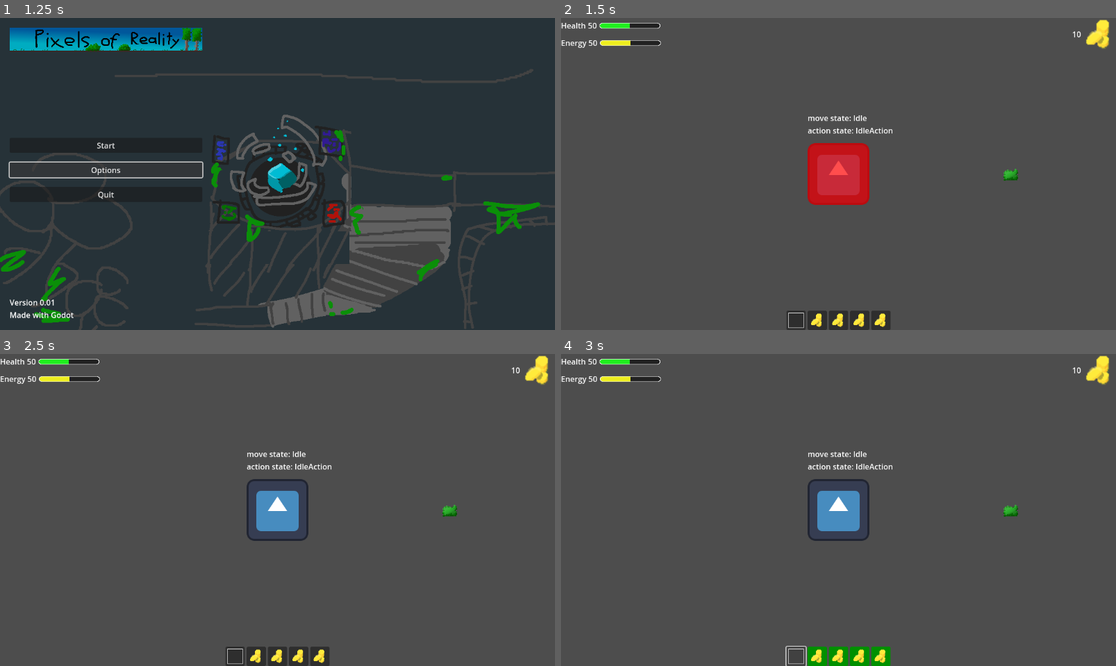
Above: before the commit, frames 1-4 (two rows, left to right).
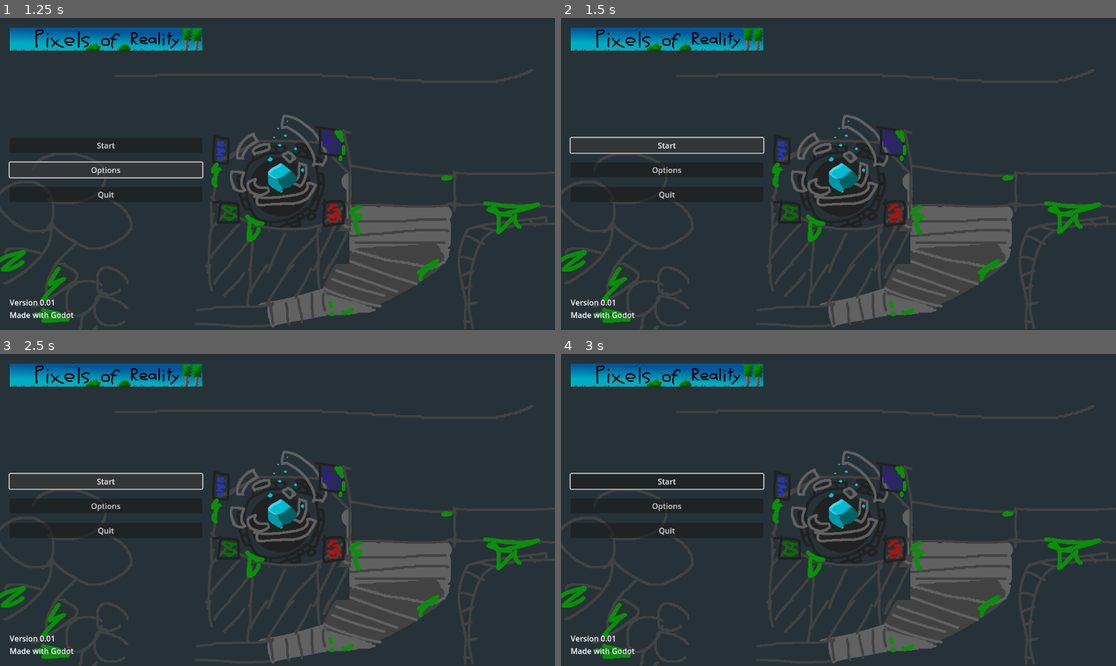
Above: after the commit, the same moments.

Repository: Cole-Miller-IT/template-game-for-future-projects
Game: Godot game, scene res://Scenes/Levels/MainMenu/main_menu.tscn
Same seed, same stepped clock (60 frames per second), same inputs: the game is played once before the commit and once after it. The engine's default icon, where the game draws it, is replaced by a stand-in: a white triangle on a blue panel in a dark square. Sound files missing from this copy of the repository are replaced by a short silence.
Inputs (mouse positions are in pixels of both pictures, inside the frame that each line leads up to):
- Up to frame 1 (1.25 s): click "Options" at 0.5 s
- Up to frame 2 (1.5 s): click "Start" at 1.25 s
- Up to frame 3 (2.5 s): click (105, 481) at 2 s, where only the run after the commit has a clickable "Start"
- Up to frame 4 (3 s): click (794, 656) at 2.77 s

Frame 1 is identical in both runs. In frame 2, 88% of the frame differs, in the area x 0-100%, y 0-100%; in frame 3, 88%; in frame 4, 88%.

Commit message:
Created a resource for rebindable hotkeys

Diff:
--- a/Scenes/Levels/MainMenu/MainMenu.gd
+++ b/Scenes/Levels/MainMenu/MainMenu.gd
@@ -11,8 +11,12 @@
 
 
 func _on_start_pressed():
+	$ButtonSound.play()
+	await $ButtonSound.finished
 	get_tree().change_scene_to_file("res://Scenes/Levels/World/world.tscn")
 
 
 func _on_options_pressed():
-	pass
+	$ButtonSound.play()
+	await $ButtonSound.finished
+	get_tree().change_scene_to_file("res://Scenes/Levels/Settings/settings_menu.tscn")
--- a/Scenes/Levels/MainMenu/main_menu.tscn
+++ b/Scenes/Levels/MainMenu/main_menu.tscn
@@ -1,9 +1,10 @@
-[gd_scene load_steps=5 format=3 uid="uid://fnxbr1vrjmib"]
+[gd_scene load_steps=6 format=3 uid="uid://fnxbr1vrjmib"]
 
 [ext_resource type="Script" path="res://Scenes/Levels/MainMenu/MainMenu.gd" id="1_dar81"]
 [ext_resource type="Texture2D" uid="uid://4wu5hwbnpw2l" path="res://Assets/Images/title.png" id="2_8rxj3"]
 [ext_resource type="Texture2D" uid="uid://b4mc6qf4olfmn" path="res://Assets/Images/MainMenuBackground.png" id="3_spydp"]
 [ext_resource type="AudioStream" uid="uid://da5tpmgs1cghp" path="res://Assets/Music/mainMenuMusic Pixel Dreams.mp3" id="4_0v4og"]
+[ext_resource type="AudioStream" uid="uid://dapacmyc57jh7" path="res://Assets/Sound/buttonClickMenu.mp3" id="5_w4t7o"]
 
 [node name="MainMenu" type="MarginContainer"]
 offset_right = 1152.0
@@ -70,6 +71,10 @@
 volume_db = -18.0
 bus = &"Music"
 
+[node name="ButtonSound" type="AudioStreamPlayer" parent="."]
+stream = ExtResource("5_w4t7o")
+volume_db = -12.0
+
 [connection signal="pressed" from="MarginContainer/HBoxContainer/Left Container/Buttons/Start" to="." method="_on_start_pressed"]
 [connection signal="pressed" from="MarginContainer/HBoxContainer/Left Container/Buttons/Options" to="." method="_on_options_pressed"]
 [connection signal="pressed" from="MarginContainer/HBoxContainer/Left Container/Buttons/Quit" to="." method="_on_quit_pressed"]
--- a/Scenes/Levels/Settings/settings_menu.gd
+++ b/Scenes/Levels/Settings/settings_menu.gd
@@ -1,5 +1,16 @@
 extends CanvasLayer
 
+
+# Called when the node enters the scene tree for the first time.
+func _ready():
+	#Read hotkey resource data and assign the buttons the correct keys to display on the rebind button
+	var hotkeys = load("res://Scenes/Resources/Settings/keybinds.tres")
+
+	if hotkeys:
+		print("loaded hotkeys")
+		print(hotkeys.defaultMoveLeft)
+
+		$MarginContainer/VBoxContainer/TabContainer/Keybinds/MarginContainer/VBoxContainer/MoveLeft/RebindKey.text = hotkeys.defaultMoveRight
 
 
 
@@ -13,13 +24,19 @@
 	print("hslider something here")
 
 
-func _on_button_pressed():
-	print("Apply default confirmation message")
-
-
 func _on_confirm_pressed():
 	print("Apply confirm confirmation message")
 
 
 func _on_cancel_pressed():
 	print("Apply cancel")
+
+
+###############REBINDING HOTKEYS#######################
+func _on_rebind_key_pressed():
+	print("Awaiting key press")
+
+	#Wait for the next input from the user
+
+
+	#rebind the key
--- a/Scenes/Levels/Settings/settings_menu.tscn
+++ b/Scenes/Levels/Settings/settings_menu.tscn
@@ -15,9 +15,10 @@
 [node name="TabContainer" type="TabContainer" parent="MarginContainer/VBoxContainer"]
 layout_mode = 2
 tab_alignment = 1
-current_tab = 0
+current_tab = 2
 
 [node name="Graphics" type="TabBar" parent="MarginContainer/VBoxContainer/TabContainer"]
+visible = false
 layout_mode = 2
 metadata/_tab_index = 0
 
@@ -217,6 +218,38 @@
 layout_mode = 2
 text = "100 %"
 
+[node name="Keybinds" type="TabBar" parent="MarginContainer/VBoxContainer/TabContainer"]
+layout_mode = 2
+metadata/_tab_index = 2
+
+[node name="MarginContainer" type="MarginContainer" parent="MarginContainer/VBoxContainer/TabContainer/Keybinds"]
+layout_mode = 0
+offset_right = 1152.0
+offset_bottom = 617.0
+theme_override_constants/margin_left = 64
+theme_override_constants/margin_top = 64
+theme_override_constants/margin_right = 64
+theme_override_constants/margin_bottom = 64
+
+[node name="VBoxContainer" type="VBoxContainer" parent="MarginContainer/VBoxContainer/TabContainer/Keybinds/MarginContainer"]
+layout_mode = 2
+theme_override_constants/separation = 64
+
+[node name="MoveLeft" type="HBoxContainer" parent="MarginContainer/VBoxContainer/TabContainer/Keybinds/MarginContainer/VBoxContainer"]
+layout_mode = 2
+
+[node name="Label" type="Label" parent="MarginContainer/VBoxContainer/TabContainer/Keybinds/MarginContainer/VBoxContainer/MoveLeft"]
+layout_mode = 2
+text = "Move Left"
+
+[node name="Spacing" type="MarginContainer" parent="MarginContainer/VBoxContainer/TabContainer/Keybinds/MarginContainer/VBoxContainer/MoveLeft"]
+layout_mode = 2
+size_flags_horizontal = 3
+
+[node name="RebindKey" type="Button" parent="MarginContainer/VBoxContainer/TabContainer/Keybinds/MarginContainer/VBoxContainer/MoveLeft"]
+custom_minimum_size = Vector2(200, 0)
+layout_mode = 2
+
 [node name="MarginContainer" type="MarginContainer" parent="MarginContainer"]
 layout_mode = 2
 size_flags_vertical = 8
@@ -250,6 +283,7 @@
 [connection signal="changed" from="MarginContainer/VBoxContainer/TabContainer/Audio/MarginContainer/VBoxContainer/Setting 2/HSlider" to="." method="_on_h_slider_changed"]
 [connection signal="changed" from="MarginContainer/VBoxContainer/TabContainer/Audio/MarginContainer/VBoxContainer/Setting 3/HSlider" to="." method="_on_h_slider_changed"]
 [connection signal="changed" from="MarginContainer/VBoxContainer/TabContainer/Audio/MarginContainer/VBoxContainer/Setting 4/HSlider" to="." method="_on_h_slider_changed"]
+[connection signal="pressed" from="MarginContainer/VBoxContainer/TabContainer/Keybinds/MarginContainer/VBoxContainer/MoveLeft/RebindKey" to="." method="_on_rebind_key_pressed"]
 [connection signal="pressed" from="MarginContainer/MarginContainer/HBoxContainer/Defaults" to="." method="_on_button_pressed"]
 [connection signal="pressed" from="MarginContainer/MarginContainer/HBoxContainer/Confirm" to="." method="_on_confirm_pressed"]
 [connection signal="pressed" from="MarginContainer/MarginContainer/HBoxContainer/Cancel" to="." method="_on_cancel_pressed"]
--- /dev/null
+++ b/Scenes/Resources/Settings/keybinds.gd
@@ -0,0 +1,11 @@
+class_name Keybinds
+extends Resource
+
+const MOVE_LEFT : String = "left"
+const MOVE_RIGHT : String = "right"
+const MOVE_UP : String = "up"
+const MOVE_DOWN : String = "down"
+const LIGHT_ATTACK : String = "lightAttack"
+
+var defaultMoveLeft = "a"
+var defaultMoveRight = "d"
--- /dev/null
+++ b/Scenes/Resources/Settings/keybinds.tres
@@ -0,0 +1,6 @@
+[gd_resource type="Resource" script_class="Keybinds" load_steps=2 format=3 uid="uid://b08ij1aii61u8"]
+
+[ext_resource type="Script" path="res://Scenes/Resources/Settings/keybinds.gd" id="1_821vt"]
+
+[resource]
+script = ExtResource("1_821vt")
Not shown, added: Scenes/Resources/Settings/keyEB00.tmp
